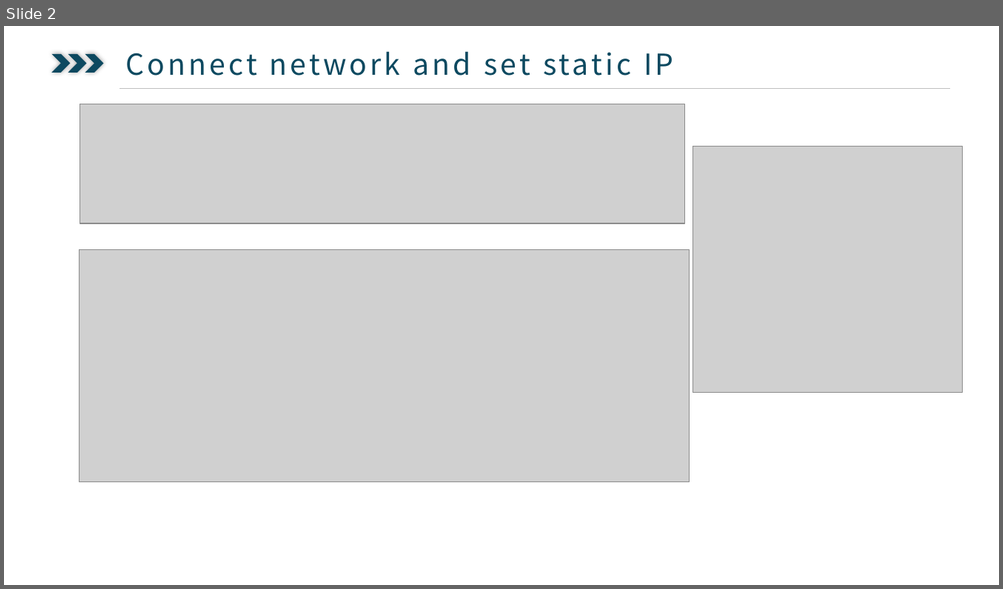
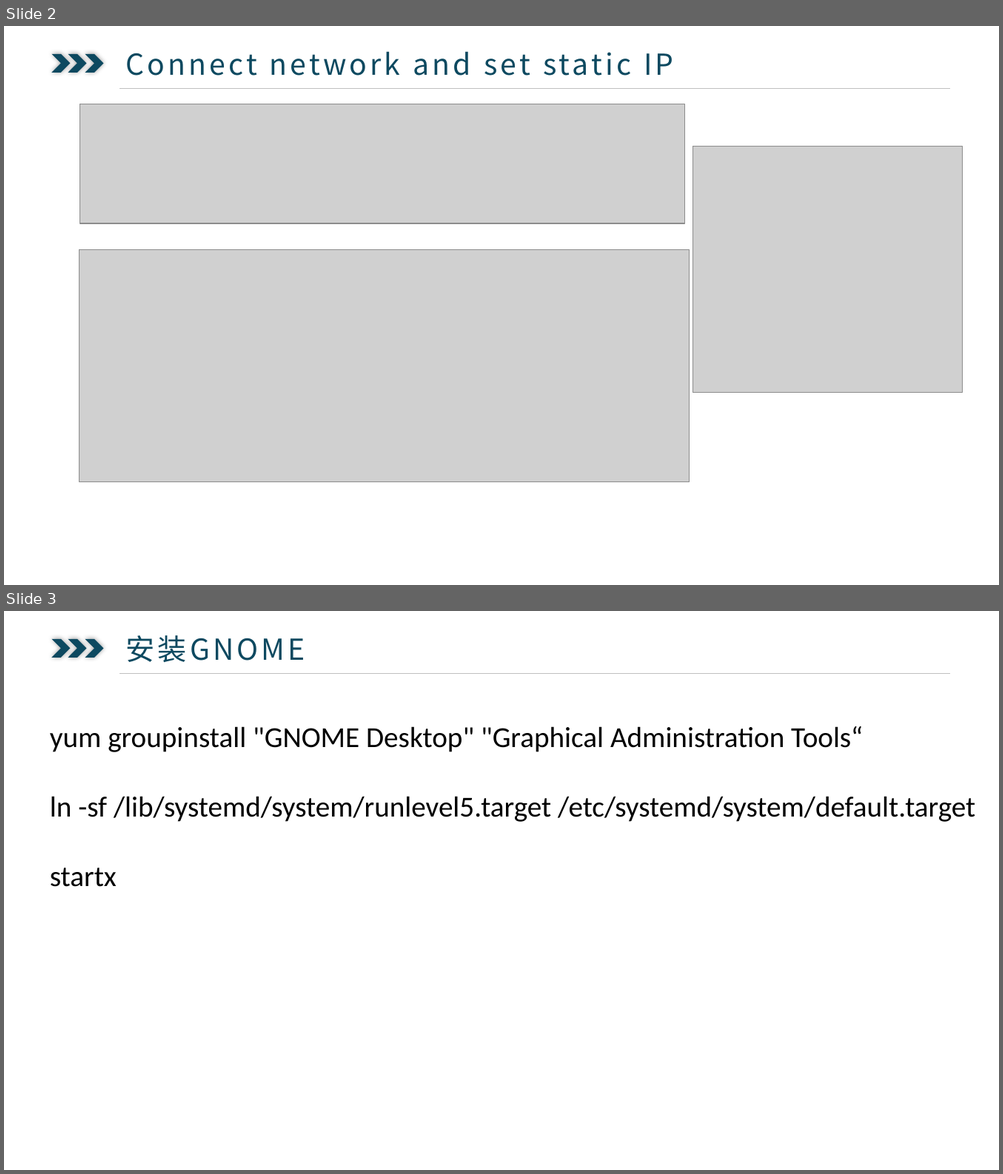
Before and after one commit to ysglyl/ppts, a slide deck: centos7.pptx. Shown one above the other, each under a label of ours: slide 2 before the commit, slides 2 and 3 after it. The pictures are 1003x589 and 1003x1174 pixels, drawn with LibreOffice and Linux fonts; fonts in the diff are those of the drawing; grey boxes stand for pictures. Boxes give left, top, right and bottom in pixels: in the first picture for what was removed or moved away, otherwise in the second. Text is boxed around its words. In the diff, an @@ line names an element or a change of style, - is before the commit and + after.

```diff
--- a/centos7.pptx
+++ b/centos7.pptx
@@ slide 3 added at [4,611,999,1170], background #FFFFFF @@
@@ chevron added at [52,638,71,658], fill #0D4960 @@
@@ chevron added at [68,638,87,658], fill #0D4960 @@
@@ chevron added at [85,638,104,658], fill #0D4960 @@
@@ text added at [125,635,305,662], 28 pt, text #0D4960 @@
+  安装GNOME
@@ line added from (119, 673) to (950, 673), #BFBFBF 0.5 pt @@
@@ text added at [50,726,975,887], 28 pt, text #000000 @@
+yum groupinstall "GNOME Desktop" "Graphical Administration Tools“
+ln -sf /lib/systemd/system/runlevel5.target /etc/systemd/system/default.target
+startx
```
Also in this commit, not shown: 1 slide changed, 14 other slides added, 1 slide removed, 3 other files.
